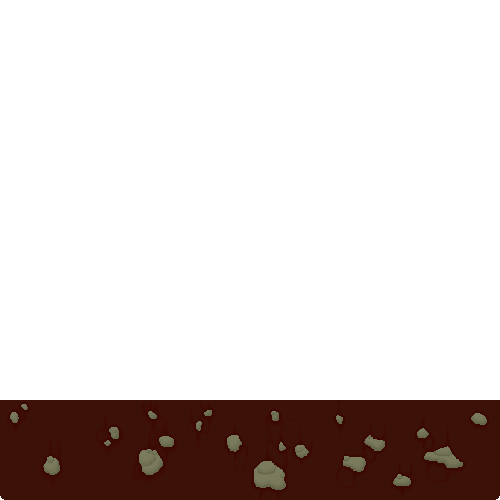
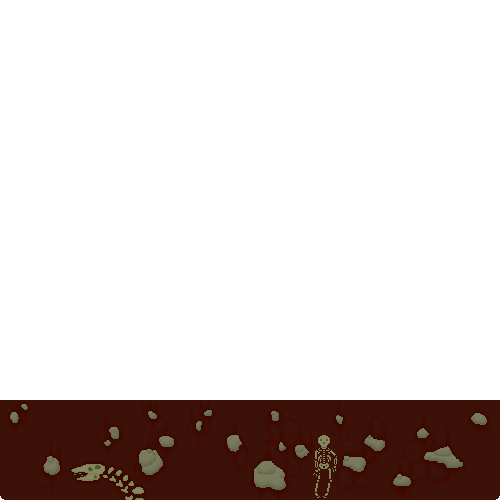
Revision of a layered 500 x 500 image; what changed, layer by layer:
added layer "bones" above "rocks" over [left=67, top=434, right=337, bottom=500]
painted on "rocks" over [left=10, top=400, right=491, bottom=500]
